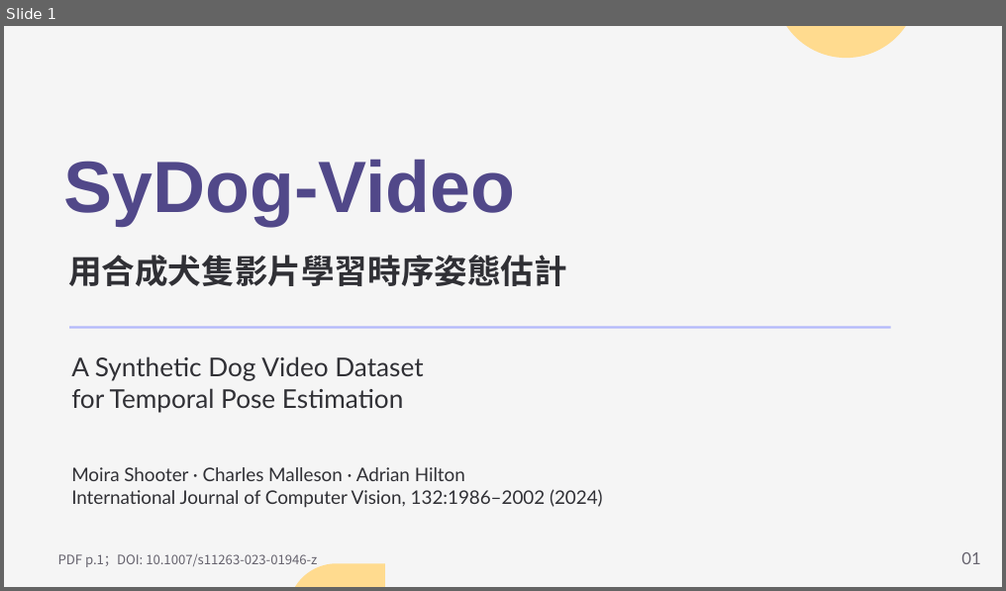
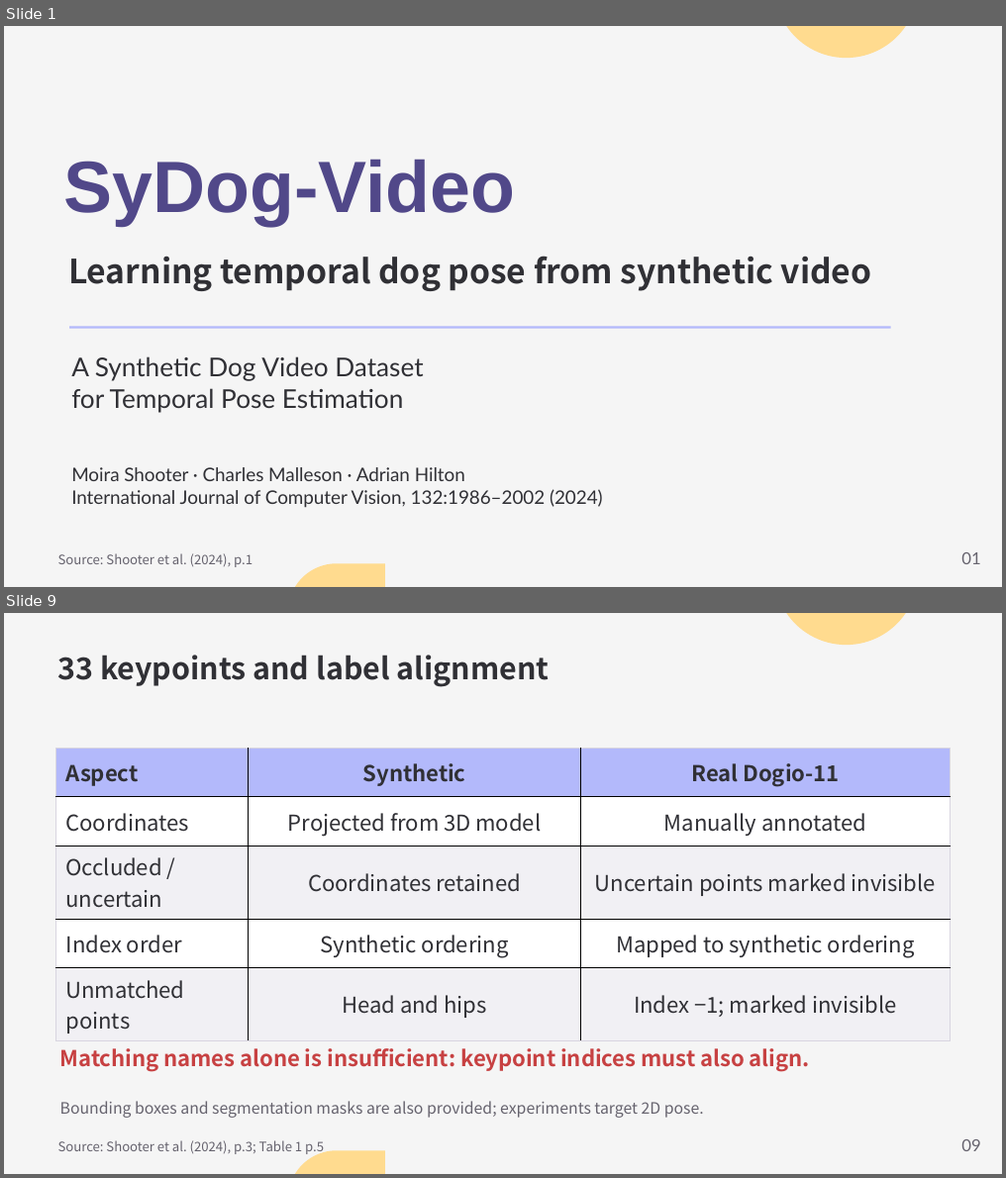
Before and after one commit to Funji713/presentation-design-pro, a slide deck: examples/sydog-video/SyDog-Video.pptx. Shown one above the other, each under a label of ours: slide 1 before the commit, slides 1 and 9 after it; the slides between them are not shown. The pictures are 1006x591 and 1006x1178 pixels, drawn with LibreOffice and Linux fonts; fonts in the diff are those of the drawing. Boxes give left, top, right and bottom in pixels: in the first picture for what was removed or moved away, otherwise in the second. Text is boxed around its words. In the diff, an @@ line names an element or a change of style, - is before the commit and + after.

```diff
--- a/examples/sydog-video/SyDog-Video.pptx
+++ b/examples/sydog-video/SyDog-Video.pptx
@@ slide 9 added at (4,613,1002,1174), background #F5F5F5; not listed: 2 template elements that a slide beside it also shows @@
@@ text added at (58,655,549,687), 21.8 pt, text #303035, bold @@
+33 keypoints and label alignment
@@ table added at (55,748,950,1038), 5 rows, 3 columns @@
+Aspect | Synthetic | Real Dogio-11
+Coordinates | Projected from 3D model | Manually annotated
+Occluded / uncertain | Coordinates retained | Uncertain points marked invisible
+Index order | Synthetic ordering | Mapped to synthetic ordering
+Unmatched points | Head and hips | Index −1; marked invisible
@@ text added at (60,1049,810,1072), 15.8 pt, text #C74142, bold @@
+Matching names alone is insufficient: keypoint indices must also align.
@@ text added at (60,1101,704,1118), 11.2 pt, text #66636E @@
+Bounding boxes and segmentation masks are also provided; experiments target 2D pose.
@@ text added at (58,1141,324,1156), 9.4 pt, text #66636E @@
+Source: Shooter et al. (2024), p.3; Table 1 p.5
@@ text added at (961,1140,980,1152), 12 pt, text #66636E @@
+09
@@ slide 1 changed as well @@
@@ text at (68,256,872,291): text changed @@
-用合成犬隻影片學習時序姿態估計
+Learning temporal dog pose from synthetic video
@@ text at (58,554,252,568): text changed @@
-PDF p.1；DOI: 10.1007/s11263-023-01946-z
+Source: Shooter et al. (2024), p.1
```
Also in this commit, not shown: 21 other slides changed, 8 other slides added, 9 slides removed, 5 other files.
